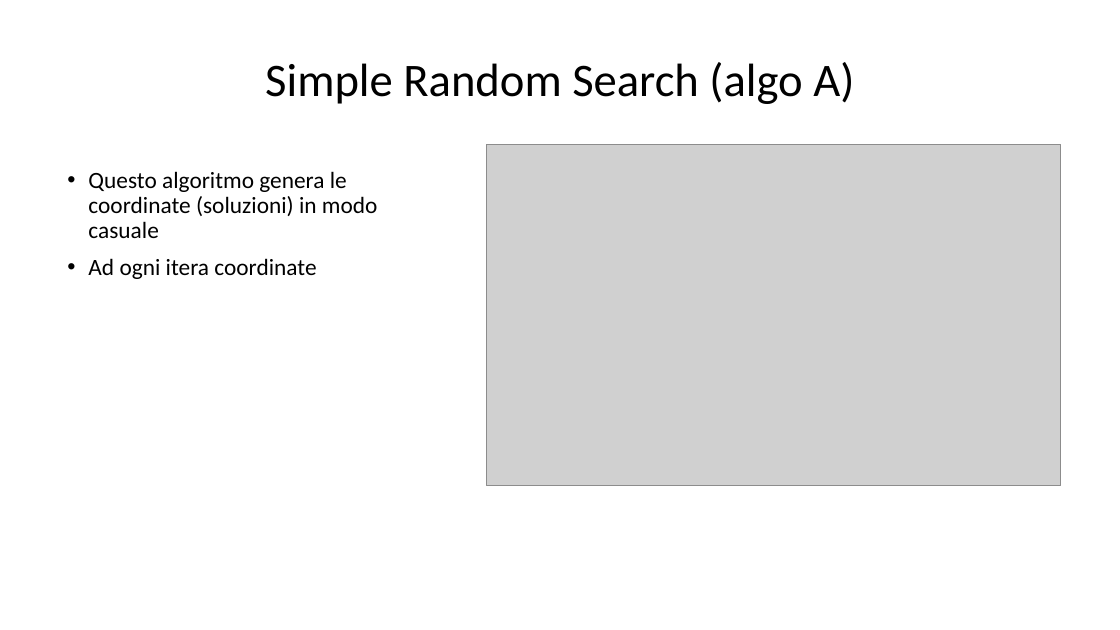
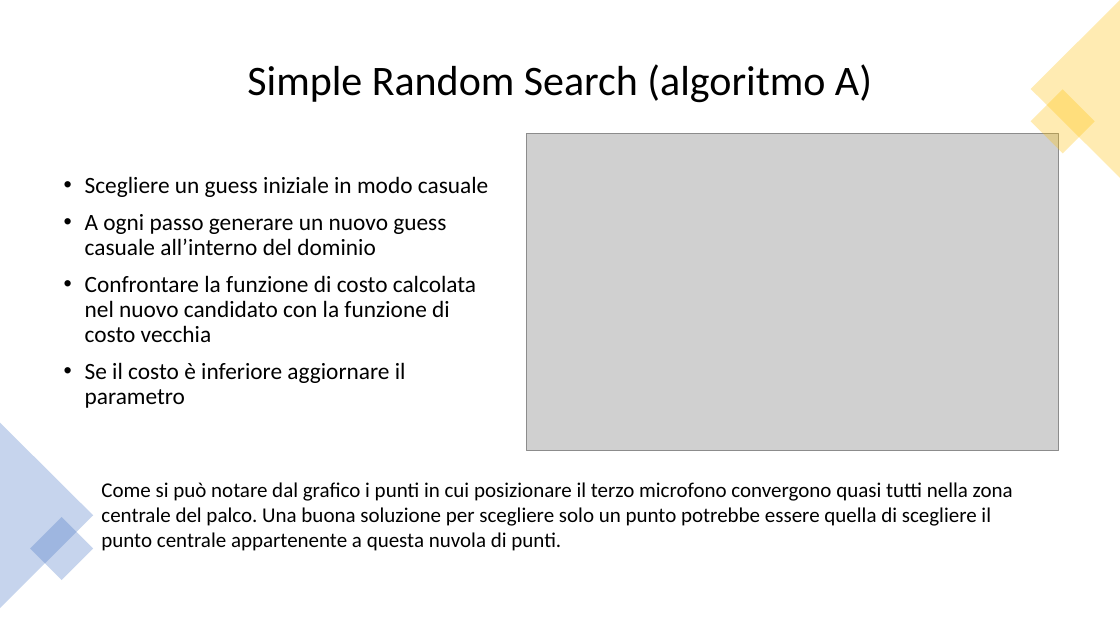
Before and after one commit to af20/mds_decision_making, a slide deck: slide 7 of R/Decision Making slides.pptx. Drawn at 1120x630 pixels with LibreOffice and Linux fonts; fonts in the diff are those of the drawing; grey boxes stand for pictures. Boxes give left, top, right and bottom in pixels: in the first picture for what was removed or moved away, otherwise in the second. Text is boxed around its words. In the diff, an @@ line names an element or a change of style, - is before the commit and + after.

```diff
--- a/R/Decision Making slides.pptx
+++ b/R/Decision Making slides.pptx
@@ triangle added at box(1031, 0, 1120, 178), fill #FFC000 at 30% opacity @@
@@ title at box(247, 64, 872, 103): text changed; size 40 to 36 pt @@
-Simple Random Search (algo A)
+Simple Random Search (algoritmo A)
@@ rectangle added at box(1031, 90, 1095, 154), fill #FFC000 at 30% opacity @@
@@ picture: place and size @@
-picture at box(486, 145, 1061, 486)
+picture at box(527, 134, 1060, 450)
@@ text at box(85, 176, 488, 408): text changed @@
-• Questo algoritmo genera le coordinate (soluzioni) in modo casuale
-• Ad ogni itera coordinate
+• Scegliere un guess iniziale in modo casuale
+• A ogni passo generare un nuovo guess casuale all’interno del dominio
+• Confrontare la funzione di costo calcolata nel nuovo candidato con la funzione di costo vecchia
+• Se il costo è inferiore aggiornare il parametro
@@ triangle added at box(0, 423, 93, 608), fill #4472C4 at 30% opacity @@
@@ text added at box(101, 482, 1013, 551), 18 pt, text #000000 @@
+Come si può notare dal grafico i punti in cui posizionare il terzo microfono convergono quasi tutti nella zona centrale del palco. Una buona soluzione per scegliere solo un punto potrebbe essere quella di scegliere il punto centrale appartenente a questa nuvola di punti.
@@ rectangle added at box(30, 517, 93, 580), fill #4472C4 at 30% opacity @@
```
Also in this commit, not shown: 5 other slides changed.
